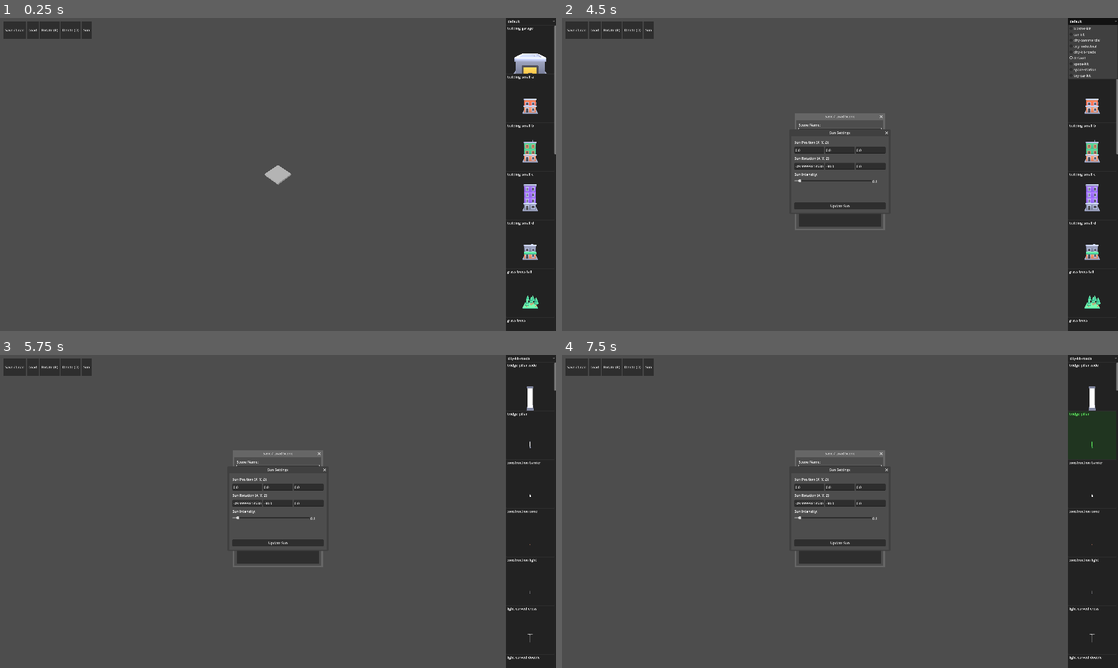
Above: before the commit, frames 1-4 (two rows, left to right).
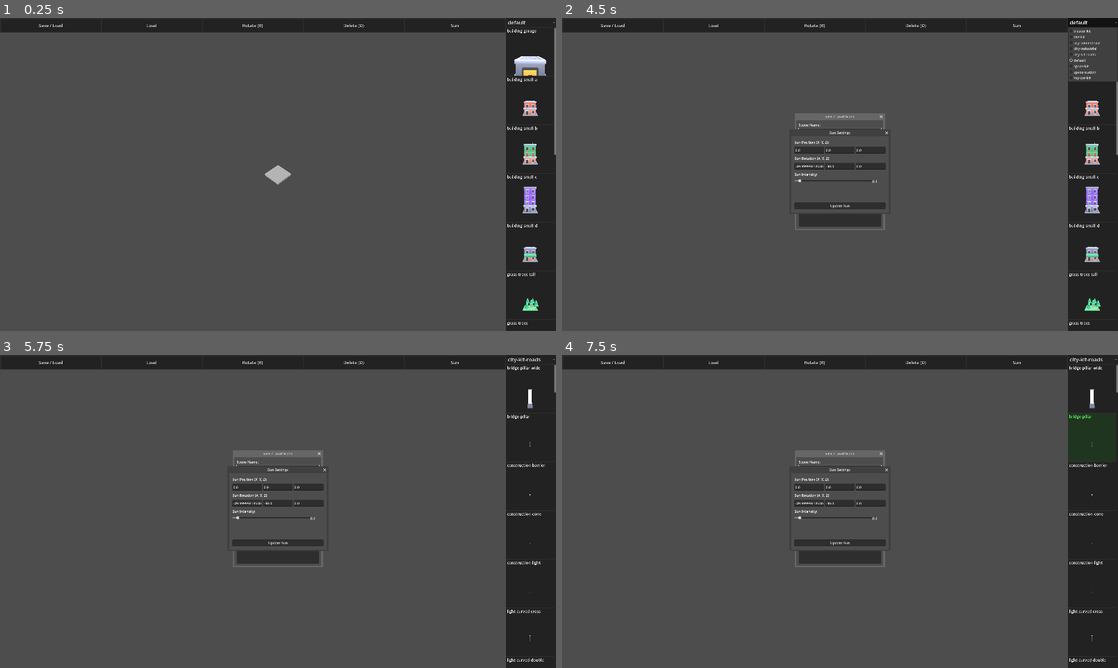
Above: after the commit, the same moments.

Repository: yardimli/3d-defence-game
Game: Godot game, scene res://level_editor.tscn
Two runs of this game, one before a commit and one after it. Both use one fixed random seed, a clock stepped at 60 frames per second and the inputs below.
Inputs (mouse positions are in pixels of both pictures, inside the frame that each line leads up to):
- Up to frame 1 (0.25 s): no input
- Up to frame 2 (4.5 s): click "Save / Load" at 0.5 s; click (840, 130) at 1.27 s; type "Alex" at 1.35 s; click "Load" at 2 s; click "Rotate (R)" at 2.75 s; click "Sun" at 3.5 s; click "default" at 4.25 s
- Up to frame 3 (5.75 s): click "building-garage" at 5 s
- Up to frame 4 (7.5 s): click "city-kit-roads" at 5.75 s; click "bridge-pillar-wide" at 6.5 s; click "bridge-pillar" at 7.25 s

The runs differ from the first frame. In frame 1, 5.3% of the frame differs, in the area x 0-100%, y 0-99%; in frame 2, 5.3%; in frame 3, 4.6%; in frame 4, 4.6%.

Commit message:
ui font sizes

Diff:
--- a/asset_selector.gd
+++ b/asset_selector.gd
@@ -22,6 +22,10 @@
 func _ready():
 	# NEW: Load the root config file for fallback values.
 	root_config.load("res://config.cfg")
+
+	# NEW: Programmatically set the font size for the dropdown to ensure it applies.
+	folder_dropdown.add_theme_font_size_override("font_size", 24)
+
 	# Connect the dropdown's item_selected signal to the folder change handler.
 	folder_dropdown.item_selected.connect(_on_folder_selected)
 	# Initial population of the asset list.
@@ -161,6 +165,8 @@
 	var scene_name = path.get_file().get_basename()
 	var label = Label.new()
 	label.text = " " + scene_name
+	# MODIFIED: Increase the font size for the model name label.
+	label.add_theme_font_size_override("font_size", 18)
 	label.horizontal_alignment = HORIZONTAL_ALIGNMENT_LEFT
 	label.vertical_alignment = VERTICAL_ALIGNMENT_TOP
 	label.mouse_filter = Control.MOUSE_FILTER_IGNORE
--- a/level_editor.tscn
+++ b/level_editor.tscn
@@ -29,35 +29,56 @@
 
 [node name="UI" type="CanvasLayer" parent="." unique_id=1798965312]
 
-[node name="TopBar" type="HBoxContainer" parent="UI" unique_id=1732453403]
-offset_left = 15.0
-offset_top = 15.0
-offset_right = 703.0
-offset_bottom = 97.0
+[node name="TopToolbar" type="PanelContainer" parent="UI" unique_id=420691337]
+anchors_preset = 10
+anchor_right = 1.0
+offset_right = -230.0
+offset_bottom = 68.0
+grow_horizontal = 2
 
-[node name="ButtonSave" type="Button" parent="UI/TopBar" unique_id=341605976]
+[node name="MarginContainer" type="MarginContainer" parent="UI/TopToolbar" unique_id=1732453403]
+layout_mode = 2
+theme_override_constants/margin_left = 5
+theme_override_constants/margin_top = 5
+theme_override_constants/margin_right = 5
+theme_override_constants/margin_bottom = 5
+
+[node name="HBoxContainer" type="HBoxContainer" parent="UI/TopToolbar/MarginContainer" unique_id=1054303969]
+layout_mode = 2
+
+[node name="ButtonSave" type="Button" parent="UI/TopToolbar/MarginContainer/HBoxContainer" unique_id=341605976]
 unique_name_in_owner = true
 layout_mode = 2
+size_flags_horizontal = 3
+theme_override_font_sizes/font_size = 20
 text = " Save / Load "
 
-[node name="ButtonLoad" type="Button" parent="UI/TopBar" unique_id=1070875295]
+[node name="ButtonLoad" type="Button" parent="UI/TopToolbar/MarginContainer/HBoxContainer" unique_id=1070875295]
 unique_name_in_owner = true
 layout_mode = 2
+size_flags_horizontal = 3
+theme_override_font_sizes/font_size = 20
 text = " Load "
 
-[node name="ButtonRotate" type="Button" parent="UI/TopBar" unique_id=1995372146]
+[node name="ButtonRotate" type="Button" parent="UI/TopToolbar/MarginContainer/HBoxContainer" unique_id=1995372146]
 unique_name_in_owner = true
 layout_mode = 2
+size_flags_horizontal = 3
+theme_override_font_sizes/font_size = 20
 text = " Rotate (R) "
 
-[node name="ButtonDelete" type="Button" parent="UI/TopBar" unique_id=21327566]
+[node name="ButtonDelete" type="Button" parent="UI/TopToolbar/MarginContainer/HBoxContainer" unique_id=21327566]
 unique_name_in_owner = true
 layout_mode = 2
+size_flags_horizontal = 3
+theme_override_font_sizes/font_size = 20
 text = " Delete (D) "
 
-[node name="ButtonSun" type="Button" parent="UI/TopBar" unique_id=37885636]
+[node name="ButtonSun" type="Button" parent="UI/TopToolbar/MarginContainer/HBoxContainer" unique_id=37885636]
 unique_name_in_owner = true
 layout_mode = 2
+size_flags_horizontal = 3
+theme_override_font_sizes/font_size = 20
 text = " Sun "
 
 [node name="AssetSelector" parent="UI" unique_id=1938719706 instance=ExtResource("2_4farl")]
--- /dev/null
+++ b/models/blaster-kit/config.cfg
@@ -0,0 +1,21 @@
+[Settings]
+tile_size_x=1.0
+tile_size_z=1.0
+model_scale=0.8
+
+; Default camera settings on startup.
+[Camera]
+zoom=11.0
+rotation_x=-45.0
+rotation_y=45.0
+
+; A section to define scales for specific models by their filename.
+; These can be overridden by a config.cfg inside a model subfolder.
+[ModelScales]
+; example_model.glb = 1.5
+
+; Universal camera settings for the asset preview thumbnails.
+; These can be overridden by a config.cfg in a model subfolder.
+[AssetPreviewCamera]
+position=Vector3(0, 1, 3.5)
+look_at=Vector3(0, 0.5, 0)
--- /dev/null
+++ b/models/car-kit/config.cfg
@@ -0,0 +1,21 @@
+[Settings]
+tile_size_x=1.0
+tile_size_z=1.0
+model_scale=0.8
+
+; Default camera settings on startup.
+[Camera]
+zoom=11.0
+rotation_x=-45.0
+rotation_y=45.0
+
+; A section to define scales for specific models by their filename.
+; These can be overridden by a config.cfg inside a model subfolder.
+[ModelScales]
+; example_model.glb = 1.5
+
+; Universal camera settings for the asset preview thumbnails.
+; These can be overridden by a config.cfg in a model subfolder.
+[AssetPreviewCamera]
+position=Vector3(0, 1, 3.5)
+look_at=Vector3(0, 0.5, 0)
--- /dev/null
+++ b/models/city-commercial/config.cfg
@@ -0,0 +1,21 @@
+[Settings]
+tile_size_x=1.0
+tile_size_z=1.0
+model_scale=0.8
+
+; Default camera settings on startup.
+[Camera]
+zoom=11.0
+rotation_x=-45.0
+rotation_y=45.0
+
+; A section to define scales for specific models by their filename.
+; These can be overridden by a config.cfg inside a model subfolder.
+[ModelScales]
+; example_model.glb = 1.5
+
+; Universal camera settings for the asset preview thumbnails.
+; These can be overridden by a config.cfg in a model subfolder.
+[AssetPreviewCamera]
+position=Vector3(0, 1, 3.5)
+look_at=Vector3(0, 0.5, 0)
--- /dev/null
+++ b/models/city-industrial/config.cfg
@@ -0,0 +1,21 @@
+[Settings]
+tile_size_x=1.0
+tile_size_z=1.0
+model_scale=0.8
+
+; Default camera settings on startup.
+[Camera]
+zoom=11.0
+rotation_x=-45.0
+rotation_y=45.0
+
+; A section to define scales for specific models by their filename.
+; These can be overridden by a config.cfg inside a model subfolder.
+[ModelScales]
+; example_model.glb = 1.5
+
+; Universal camera settings for the asset preview thumbnails.
+; These can be overridden by a config.cfg in a model subfolder.
+[AssetPreviewCamera]
+position=Vector3(0, 1, 3.5)
+look_at=Vector3(0, 0.5, 0)
--- /dev/null
+++ b/models/city-kit-roads/config.cfg
@@ -0,0 +1,21 @@
+[Settings]
+tile_size_x=1.0
+tile_size_z=1.0
+model_scale=0.8
+
+; Default camera settings on startup.
+[Camera]
+zoom=11.0
+rotation_x=-45.0
+rotation_y=45.0
+
+; A section to define scales for specific models by their filename.
+; These can be overridden by a config.cfg inside a model subfolder.
+[ModelScales]
+; example_model.glb = 1.5
+
+; Universal camera settings for the asset preview thumbnails.
+; These can be overridden by a config.cfg in a model subfolder.
+[AssetPreviewCamera]
+position=Vector3(0, 1, 3.5)
+look_at=Vector3(0, 0.5, 0)
--- /dev/null
+++ b/models/space-kit/config.cfg
@@ -0,0 +1,21 @@
+[Settings]
+tile_size_x=1.0
+tile_size_z=1.0
+model_scale=0.8
+
+; Default camera settings on startup.
+[Camera]
+zoom=11.0
+rotation_x=-45.0
+rotation_y=45.0
+
+; A section to define scales for specific models by their filename.
+; These can be overridden by a config.cfg inside a model subfolder.
+[ModelScales]
+; example_model.glb = 1.5
+
+; Universal camera settings for the asset preview thumbnails.
+; These can be overridden by a config.cfg in a model subfolder.
+[AssetPreviewCamera]
+position=Vector3(0, 1, 3.5)
+look_at=Vector3(0, 0.5, 0)
--- /dev/null
+++ b/models/space-station/config.cfg
@@ -0,0 +1,21 @@
+[Settings]
+tile_size_x=1.0
+tile_size_z=1.0
+model_scale=0.8
+
+; Default camera settings on startup.
+[Camera]
+zoom=11.0
+rotation_x=-45.0
+rotation_y=45.0
+
+; A section to define scales for specific models by their filename.
+; These can be overridden by a config.cfg inside a model subfolder.
+[ModelScales]
+; example_model.glb = 1.5
+
+; Universal camera settings for the asset preview thumbnails.
+; These can be overridden by a config.cfg in a model subfolder.
+[AssetPreviewCamera]
+position=Vector3(0, 1, 3.5)
+look_at=Vector3(0, 0.5, 0)
--- /dev/null
+++ b/models/toy-car-kit/config.cfg
@@ -0,0 +1,21 @@
+[Settings]
+tile_size_x=1.0
+tile_size_z=1.0
+model_scale=0.8
+
+; Default camera settings on startup.
+[Camera]
+zoom=11.0
+rotation_x=-45.0
+rotation_y=45.0
+
+; A section to define scales for specific models by their filename.
+; These can be overridden by a config.cfg inside a model subfolder.
+[ModelScales]
+; example_model.glb = 1.5
+
+; Universal camera settings for the asset preview thumbnails.
+; These can be overridden by a config.cfg in a model subfolder.
+[AssetPreviewCamera]
+position=Vector3(0, 1, 3.5)
+look_at=Vector3(0, 0.5, 0)
Binary file removed: models/city-commercial/low-detail-building-a.glb
Not shown, removed: models/city-commercial/low-detail-building-a.glb.import
Binary file removed: models/city-commercial/low-detail-building-b.glb
Not shown, removed: models/city-commercial/low-detail-building-b.glb.import
Binary file removed: models/city-commercial/low-detail-building-c.glb
Not shown, removed: models/city-commercial/low-detail-building-c.glb.import
Binary file removed: models/city-commercial/low-detail-building-d.glb
Not shown, removed: models/city-commercial/low-detail-building-d.glb.import
Binary file removed: models/city-commercial/low-detail-building-e.glb
Not shown, removed: models/city-commercial/low-detail-building-e.glb.import
Binary file removed: models/city-commercial/low-detail-building-f.glb
Not shown, removed: models/city-commercial/low-detail-building-f.glb.import
(and 20 more such lines)
